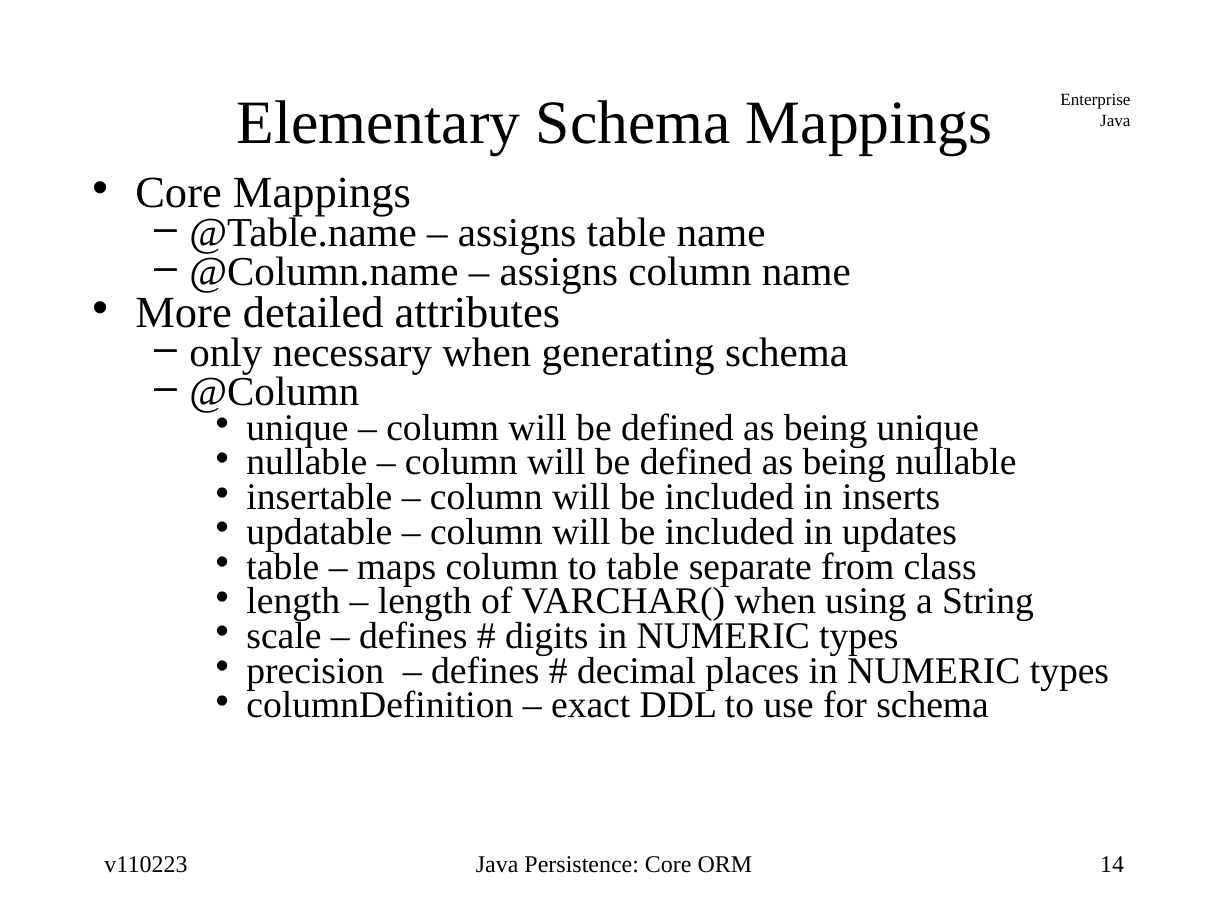
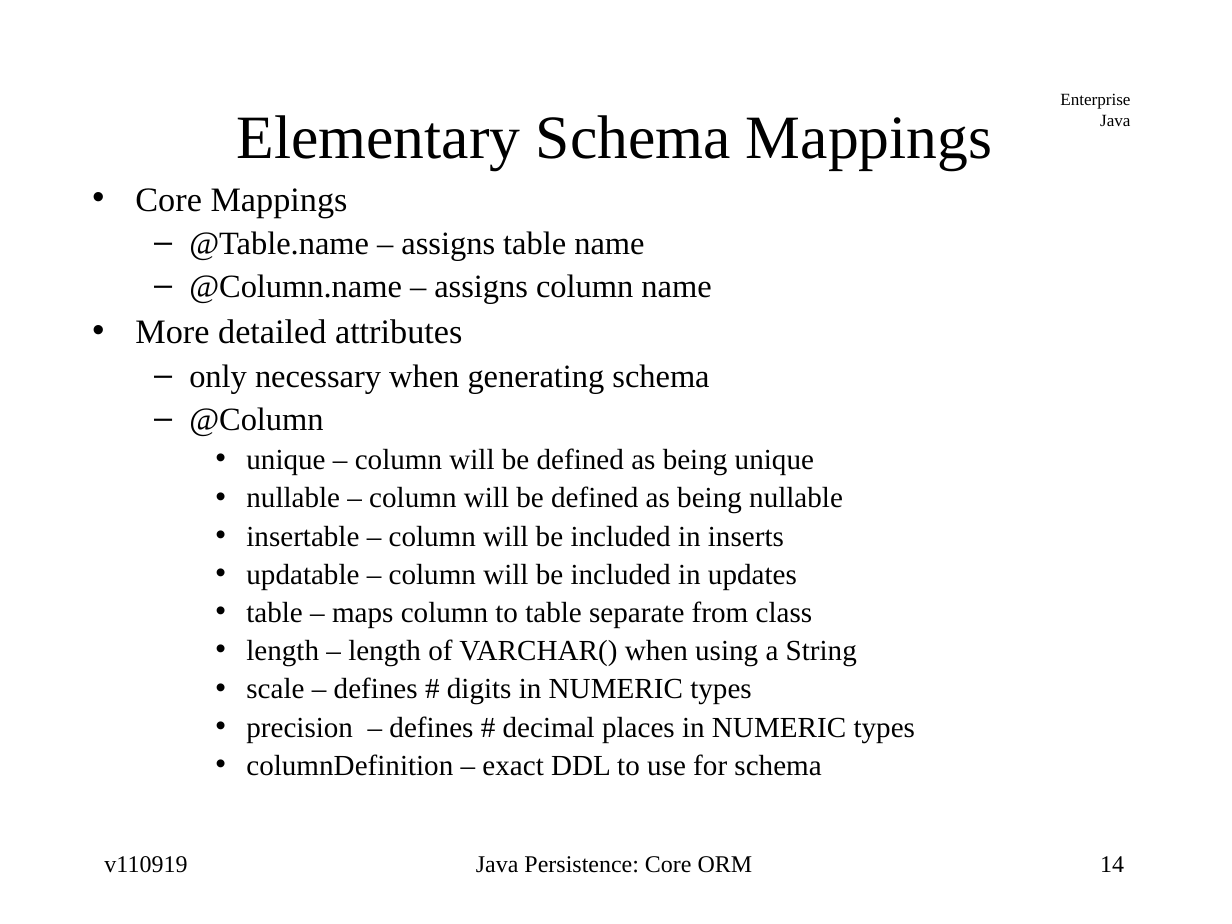
Before and after one commit to jcstaff/ejava-javaee, a slide deck: slide 14 of ormCore/src/site/resources/lectures/ormCore.ppt. Drawn at 1232x924 pixels with LibreOffice and Linux fonts; fonts in the diff are those of the drawing. Boxes give left, top, right and bottom in pixels: in the first picture for what was removed or moved away, otherwise in the second. Text is boxed around its words. In the diff, an @@ line names an element or a change of style, - is before the commit and + after.

Commit message:
updated some fonts

```diff
--- a/ormCore/src/site/resources/lectures/ormCore.ppt
+++ b/ormCore/src/site/resources/lectures/ormCore.ppt
@@ title "Elementary Schema Mappings" at [237, 115, 992, 169]: line spacing 0.43 to 1 @@
@@ text "Core Mappings" at [135, 188, 915, 776]: size 26 to 20 pt in "Core Mappings", "More detailed attributes"; size 24 to 19 pt in "@Table.name – assigns table name", "@Column.name – assigns column name", "only necessary when generating schema", "@Column"; size 22 to 17 pt in "unique – column will be defined as ...", "nullable – column will be defined as ...", "insertable – column will be included in ...", "updatable – column will be included in ..." and 5 more places; line spacing 0.54 to 0.8 @@
@@ text at [104, 856, 187, 873]: text changed @@
-v110223
+v110919
```
Also in this commit, not shown: 96 other slides changed.
